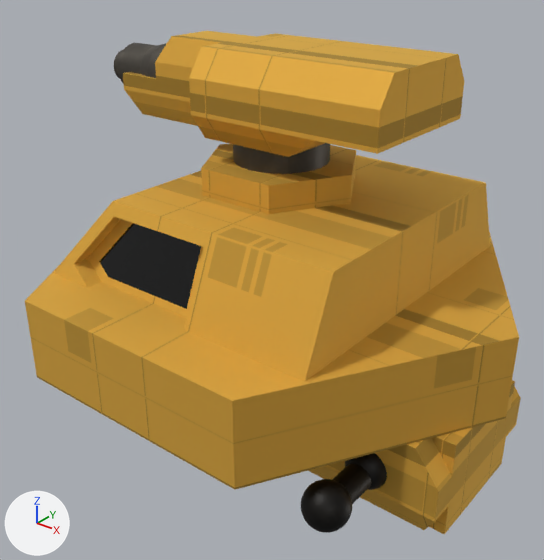
What one commit did to the glTF model src/assets/models/hexTankBody.glb.
Before and after are seen from a 50 mm lens placed at (1.308, -1.679, 1.924), pointed at (0.007, -0.053, 0.916). The axes (+X, +Y, +Z) are drawn at lower left. The lights are the same throughout. Vertices at the same position are counted once.

The first picture shows 'mergedBlocks(Clone)'.
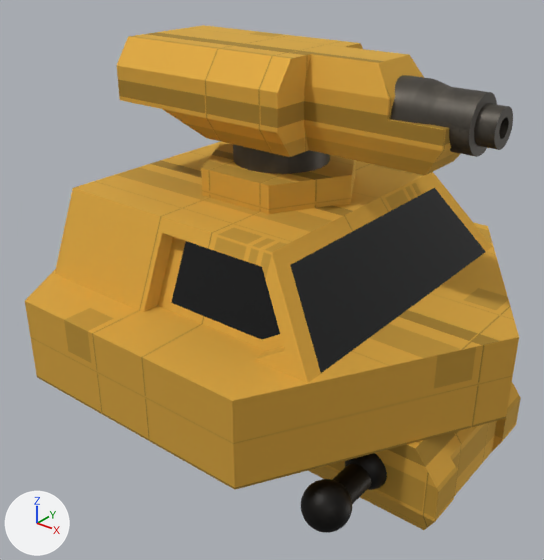
Commit message: Add HexTank instances

Changed parts and their boxes (x1, y1, x2, y2) in the pictures (544 x 560 px; the box of a moved part takes in the faces that stretch with it):
'mergedBlocks(Clone)', reshaped
    before: (25, 31, 521, 534)
    after: (25, 25, 521, 533)
part 1 of me_mesh_0, moved or reshaped
    before: (114, 31, 256, 126)
    after: (304, 47, 513, 175)
part 2 of me_mesh_0, moved or reshaped
    before: (53, 155, 490, 382)
    after: (55, 141, 492, 383)
part 3 of me_mesh_0, moved or reshaped (not visible afterwards)
    before: (429, 380, 515, 534)
part 4 of me_mesh_0, moved or reshaped
    before: (189, 33, 464, 157)
    after: (117, 25, 363, 157)

What the commit changed:
me_mesh_0 has 3128 vertices, 6175 faces and spans x -0.76..0.76, y -0.66..0.66, z 0.42..1.6.
me_mesh_0 is used by ob_mergedblocks_clone; location (0.0, 0.0, 0.0).
me_mesh_0 part 1: the loose piece of 198 vertices spanning x -0.65..-0.15, y -0.1..0.1, z 1.35..1.6 is turned 180 degrees about the z axis through the mesh origin.
me_mesh_0 part 2: the loose piece of 50 vertices spanning x -0.47..0.46, y -0.5..0.5, z 0.96..1.2 is turned 180 degrees about the z axis through the mesh origin.
me_mesh_0 part 3: the loose piece of 8 vertices spanning x 0.62..0.71, y -0.19..0.19, z 0.42..0.71 is turned -180 degrees about the z axis through the mesh origin.
me_mesh_0 part 4: 24 vertices removed from x -0.15..0.44, y -0.21..0.21, z 1.43..1.6; 24 vertices added at x -0.44..0.15, y -0.21..0.21, z 1.43..1.6.
